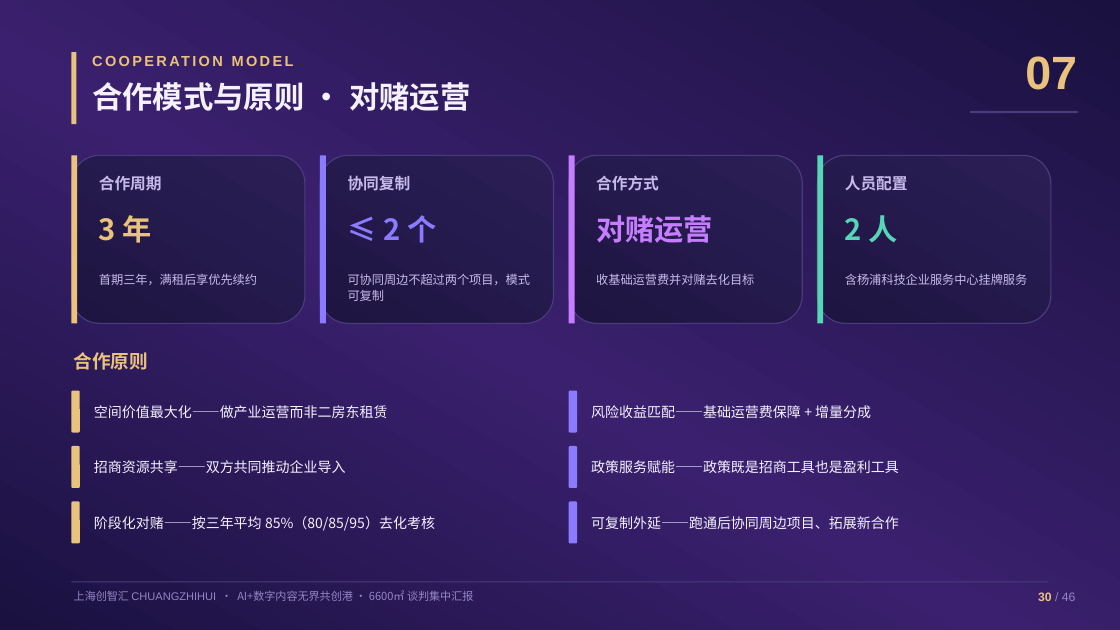
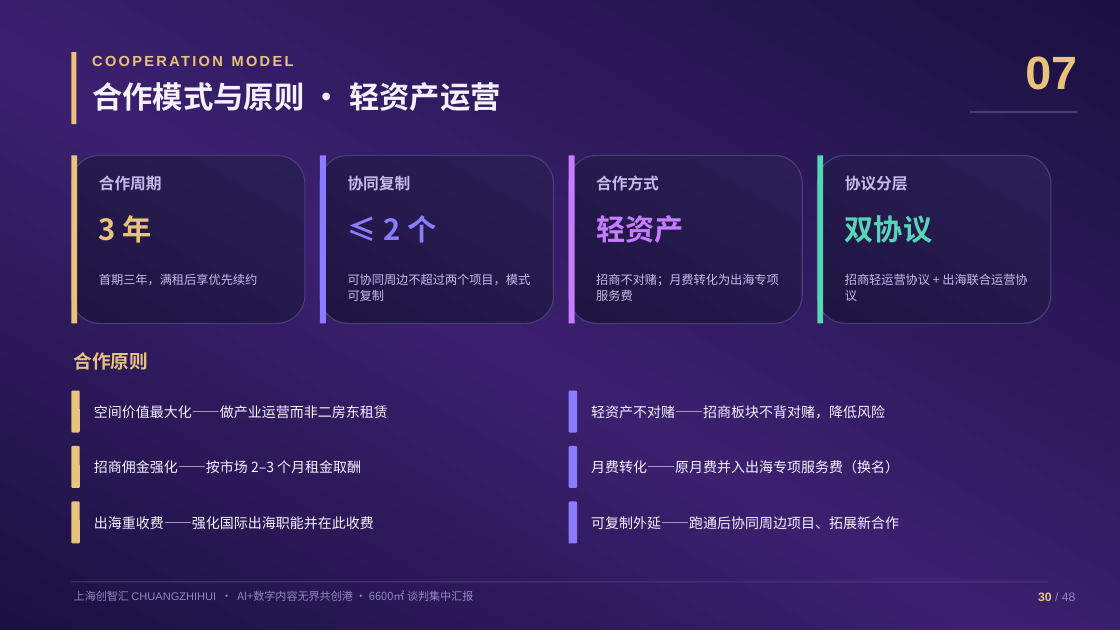
Before and after one commit to hujigang2010-maker/AIDEN, a slide deck: slide 30 of proposal/chuangzhihui-6600-proposal.pptx. Drawn at 1120x630 pixels with LibreOffice and Linux fonts; fonts in the diff are those of the drawing. Boxes give left, top, right and bottom in pixels: in the first picture for what was removed or moved away, otherwise in the second. Text is boxed around its words. In the diff, an @@ line names an element or a change of style, - is before the commit and + after.

```diff
--- a/proposal/chuangzhihui-6600-proposal.pptx
+++ b/proposal/chuangzhihui-6600-proposal.pptx
@@ text at (x1=92, y1=82, x2=501, y2=111): text changed @@
-合作模式与原则 · 对赌运营
+合作模式与原则 · 轻资产运营
@@ text at (x1=845, y1=175, x2=908, y2=191): text changed @@
-人员配置
+协议分层
@@ text at (x1=596, y1=215, x2=683, y2=243): text changed @@
-对赌运营
+轻资产
@@ text at (x1=845, y1=215, x2=932, y2=243): text changed @@
-2 人
+双协议
@@ text at (x1=596, y1=274, x2=779, y2=301): text changed @@
-收基础运营费并对赌去化目标
+招商不对赌；月费转化为出海专项服务费
@@ text at (x1=845, y1=273, x2=1027, y2=301): text changed @@
-含杨浦科技企业服务中心挂牌服务
+招商轻运营协议 + 出海联合运营协议
@@ text at (x1=591, y1=405, x2=885, y2=419): text changed @@
-风险收益匹配——基础运营费保障 + 增量分成
+轻资产不对赌——招商板块不背对赌，降低风险
@@ text at (x1=94, y1=460, x2=361, y2=473): text changed @@
-招商资源共享——双方共同推动企业导入
+招商佣金强化——按市场 2–3 个月租金取酬
@@ text at (x1=591, y1=460, x2=899, y2=473): text changed @@
-政策服务赋能——政策既是招商工具也是盈利工具
+月费转化——原月费并入出海专项服务费（换名）
@@ text at (x1=94, y1=516, x2=374, y2=529): text changed @@
-阶段化对赌——按三年平均 85%（80/85/95）去化考核
+出海重收费——强化国际出海职能并在此收费
```
Also in this commit, not shown: 43 other slides changed, 2 slides added, 5 other files.
